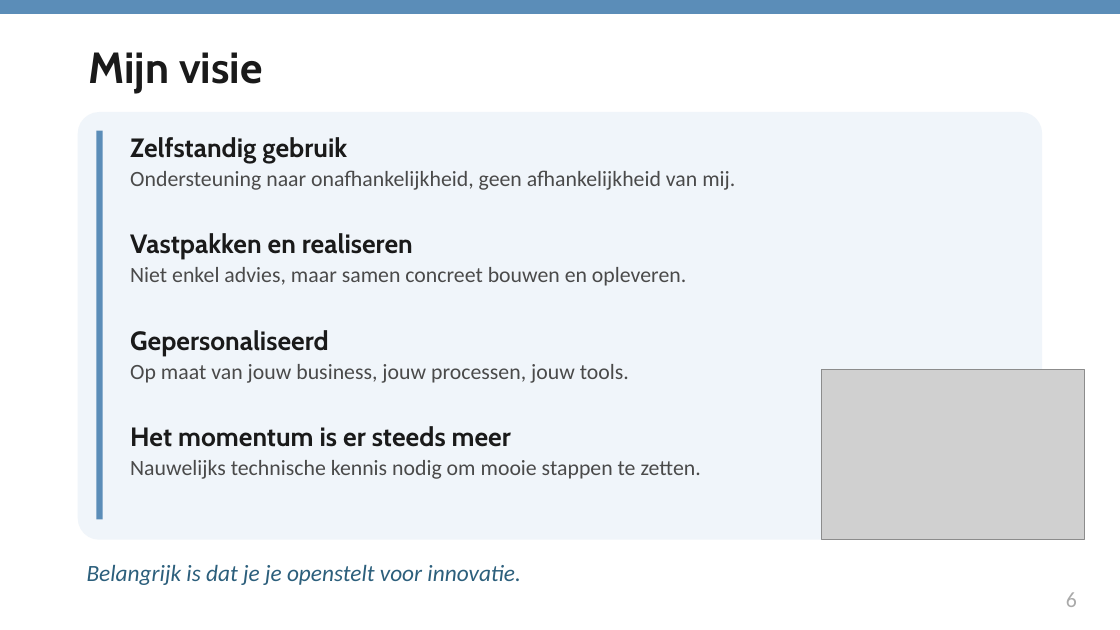
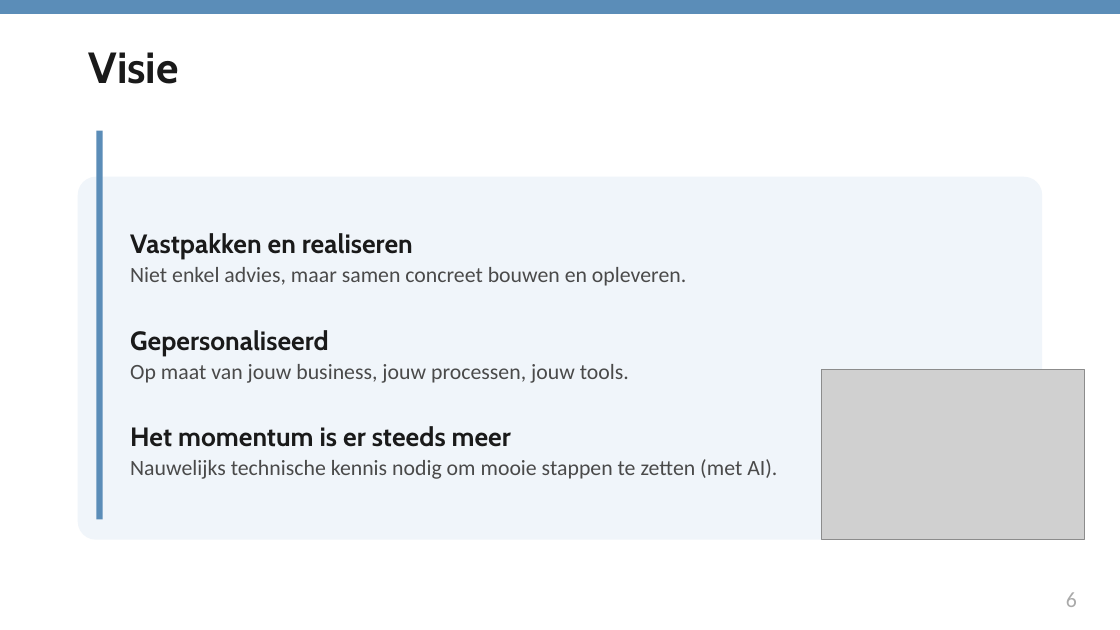
Before and after one commit to wimpierson/wim-claude-context, a slide deck: slide 4 of WWWim_Propositie.pptx. Drawn at 1120x630 pixels with LibreOffice and Linux fonts; fonts in the diff are those of the drawing; grey boxes stand for pictures. Boxes give left, top, right and bottom in pixels: in the first picture for what was removed or moved away, otherwise in the second. Text is boxed around its words. In the diff, an @@ line names an element or a change of style, - is before the commit and + after.

```diff
--- a/WWWim_Propositie.pptx
+++ b/WWWim_Propositie.pptx
@@ text at bbox=[89, 52, 179, 84]: text changed @@
-Mijn visie
+Visie
@@ text removed at bbox=[130, 137, 735, 190] @@
-Zelfstandig gebruik
-Ondersteuning naar onafhankelijkheid, geen afhankelijkheid van mij.
@@ rounded rectangle: place and size @@
-rounded rectangle at bbox=[77, 112, 1042, 540]
+rounded rectangle at bbox=[77, 177, 1042, 540]
@@ text at bbox=[130, 459, 777, 479]: text changed @@
-Nauwelijks technische kennis nodig om mooie stappen te zetten.
+Nauwelijks technische kennis nodig om mooie stappen te zetten (met AI).
@@ text removed at bbox=[87, 565, 521, 585] @@
-Belangrijk is dat je je openstelt voor innovatie.
```
Also in this commit, not shown: 12 other slides changed, 1 slide added.
